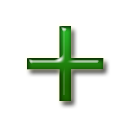
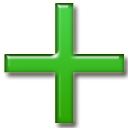
Two versions of the same layered image (128 × 128). Layer-by-layer changes:
painted on "+" over <box>4,3,124,123</box>
painted on "Layer 1" over <box>4,3,124,123</box>
